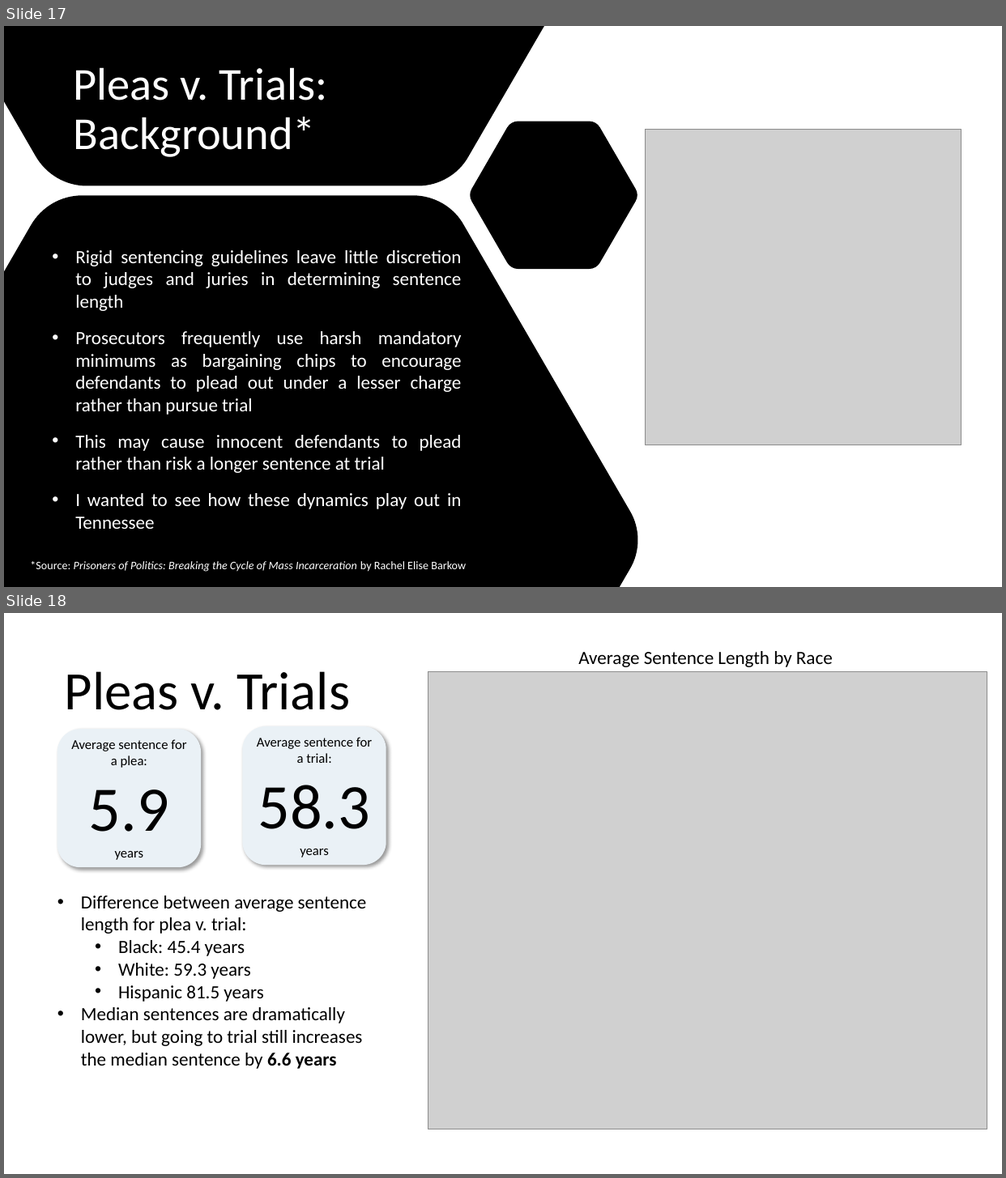
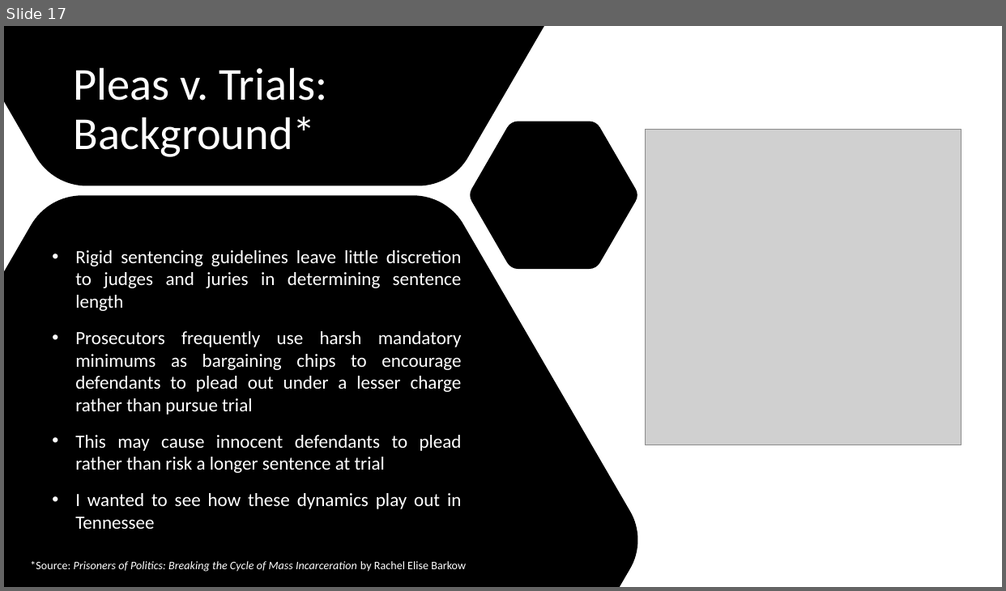
Before and after one commit to jenwhitson/sentencing_project, a slide deck: Presentation.pptx. Shown one above the other, each under a label of ours: slides 17 and 18 before the commit, slide 17 after it. The pictures are 1006x1178 and 1006x591 pixels, drawn with LibreOffice and Linux fonts; fonts in the diff are those of the drawing; grey boxes stand for pictures. Boxes give left, top, right and bottom in pixels: in the first picture for what was removed or moved away, otherwise in the second. Text is boxed around its words. In the diff, an @@ line names an element or a change of style, - is before the commit and + after.

Commit message:
updated plea analysis based on demo day feedback

```diff
--- a/Presentation.pptx
+++ b/Presentation.pptx
@@ slide 18 removed at <box>4,613,1002,1174</box>, background #FFFFFF @@
@@ text removed at <box>578,651,833,667</box> @@
-Average Sentence Length by Race
@@ title removed at <box>65,671,350,710</box> @@
-Pleas v. Trials
@@ picture removed at <box>428,672,987,1130</box> @@
@@ rounded rectangle removed at <box>57,729,201,867</box> @@
-Average sentence for a plea:
-5.9
-years
@@ rounded rectangle removed at <box>243,726,386,865</box> @@
-Average sentence for a trial:
-58.3
-years
@@ text removed at <box>81,896,367,1069</box> @@
-• Difference between average sentence length for plea v. trial:
-  • Black: 45.4 years
-  • White: 59.3 years
-  • Hispanic 81.5 years
-• Median sentences are dramatically lower, but going to trial still increases the median sentence by 6.6 years
```
Also in this commit, not shown: 1 slide changed, 2 slides added, 1 other slide removed, 3 other files.
